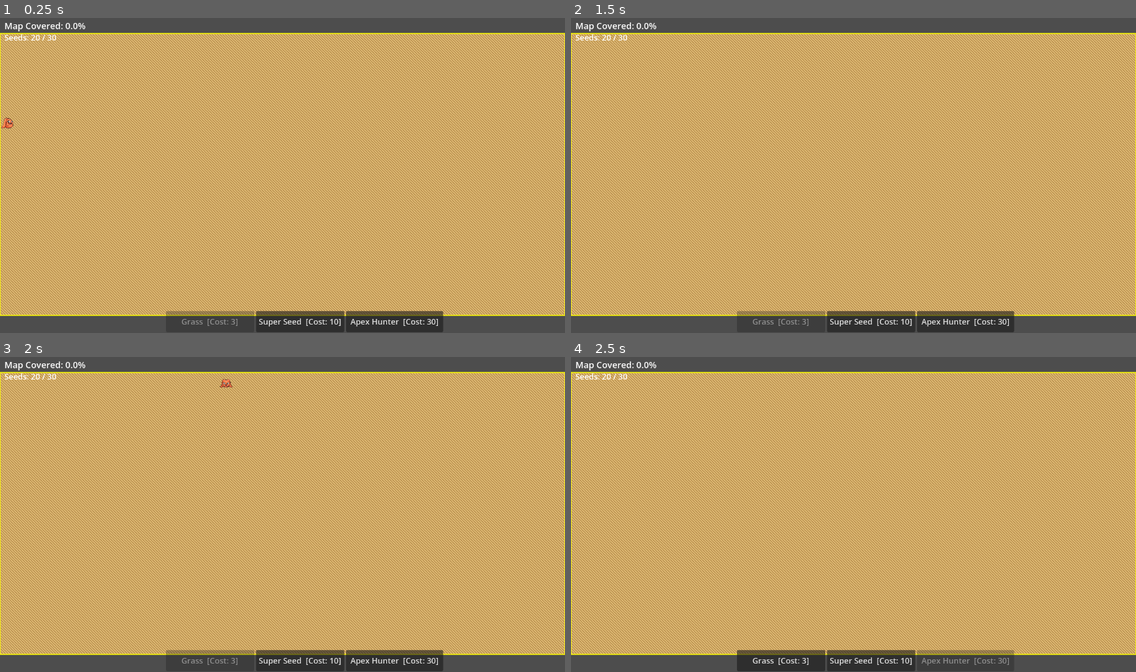
Above: before the commit, frames 1-4 (two rows, left to right).
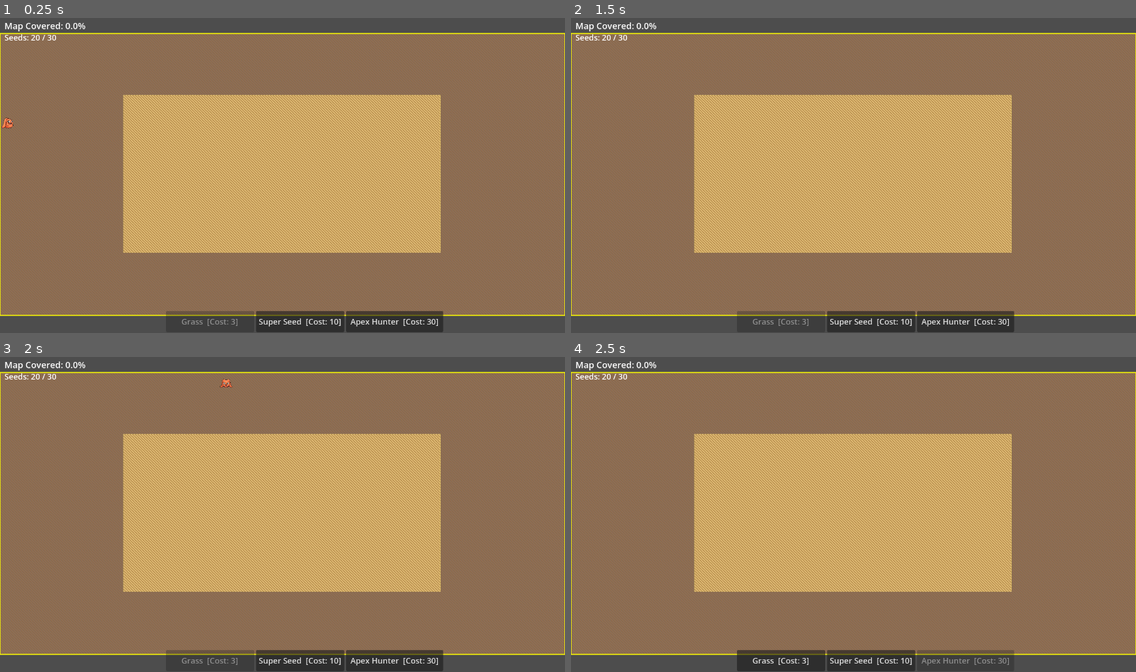
Above: after the commit, the same moments.

Repository: mamo1016/ecosystem-game
Game: Godot game, scene res://world.tscn
The game is run twice, just before and just after one commit, with the same random seed, the same clock (stepped at 60 frames per second) and the same inputs.
Inputs:
- Up to frame 1 (0.25 s): no input
- Up to frame 2 (1.5 s): click "Super Seed [Cost: 10]" at 0.5 s; click "Grass [Cost: 3]" at 1.25 s
- Up to frame 3 (2 s): no input
- Up to frame 4 (2.5 s): click "Apex Hunter [Cost: 30]" at 2 s

The runs differ from the first frame. In frame 1, 61% of the frame differs, in the area x 0-100%, y 4-95%; in frame 2, 61%; in frame 3, 61%; in frame 4, 61%.

Commit message:
Add plantable center zone with arid/rust outer region and zone border
Co-Authored-By: Claude Sonnet 4.6 <noreply@anthropic.com>

Diff:
--- a/world.gd
+++ b/world.gd
@@ -39,6 +39,16 @@
 var MAP_HEIGHT = 360
 const TILE_SIZE  = 2
 const MAP_OFFSET = Vector2(0, 40)
+const PLANT_ZONE_MARGIN = 0.22  # 22% margin on each side — center 56% is plantable
+
+const COLOR_ARID_VARIANTS = [
+	Color(0.52, 0.43, 0.36),  # gray-brown
+	Color(0.47, 0.38, 0.30),  # dark rust
+	Color(0.58, 0.44, 0.33),  # rusty tan
+	Color(0.44, 0.37, 0.32),  # cool gray
+	Color(0.55, 0.41, 0.28),  # rust ochre
+	Color(0.42, 0.35, 0.28),  # deep rust
+]
 
 # --- COSTS ---
 const COST_GRASS      = 3
@@ -148,8 +158,13 @@
 			var tile_id: int = grid[x][y]
 
 			if tile_id == EMPTY:
-				var desert_idx = (x * 7 + y * 11 + (x ^ y) * 3) % 6
-				draw_rect(Rect2(px, py, TILE_SIZE, TILE_SIZE), COLOR_DESERT_VARIANTS[desert_idx])
+				var hash_idx = (x * 7 + y * 11 + (x ^ y) * 3) % 6
+				var empty_color: Color
+				if _in_plant_zone(Vector2i(x, y)):
+					empty_color = COLOR_DESERT_VARIANTS[hash_idx]
+				else:
+					empty_color = COLOR_ARID_VARIANTS[hash_idx]
+				draw_rect(Rect2(px, py, TILE_SIZE, TILE_SIZE), empty_color)
 			elif tile_id == GRASS:
 				var pos := Vector2i(x, y)
 				# Desert base under growing grass
@@ -198,6 +213,15 @@
 	for a in apexes:    _draw_animal(a, COLOR_APEX,     apex_texture,     APEX_STARVATION)
 
 	draw_rect(Rect2(MAP_OFFSET.x, MAP_OFFSET.y, MAP_WIDTH * TILE_SIZE, MAP_HEIGHT * TILE_SIZE), Color.YELLOW, false, 2.0)
+	# Draw plant zone border
+	var zx0 := int(MAP_WIDTH  * PLANT_ZONE_MARGIN)
+	var zy0 := int(MAP_HEIGHT * PLANT_ZONE_MARGIN)
+	var zx1 := int(MAP_WIDTH  * (1.0 - PLANT_ZONE_MARGIN))
+	var zy1 := int(MAP_HEIGHT * (1.0 - PLANT_ZONE_MARGIN))
+	draw_rect(
+		Rect2(MAP_OFFSET.x + zx0 * TILE_SIZE, MAP_OFFSET.y + zy0 * TILE_SIZE,
+			  (zx1 - zx0) * TILE_SIZE, (zy1 - zy0) * TILE_SIZE),
+		Color(0.9, 0.8, 0.4, 0.5), false, 1.0)
 
 func _draw_animal(animal: Dictionary, color: Color, texture: Texture2D, starvation_limit: int) -> void:
 	if animal.pos.x < 0 or animal.pos.y < 0 or animal.pos.x + animal.size > MAP_WIDTH or animal.pos.y + animal.size > MAP_HEIGHT:
@@ -301,6 +325,13 @@
 func _is_plant(id: int) -> bool:
 	return id == GRASS or id == SUPER or id == MATURE
 
+func _in_plant_zone(pos: Vector2i) -> bool:
+	var x0 := int(MAP_WIDTH  * PLANT_ZONE_MARGIN)
+	var y0 := int(MAP_HEIGHT * PLANT_ZONE_MARGIN)
+	var x1 := int(MAP_WIDTH  * (1.0 - PLANT_ZONE_MARGIN))
+	var y1 := int(MAP_HEIGHT * (1.0 - PLANT_ZONE_MARGIN))
+	return pos.x >= x0 and pos.x < x1 and pos.y >= y0 and pos.y < y1
+
 func run_simulation_step() -> void:
 	if predators.size() == 0 or randf() < 0.04: spawn_red_invader()
 	if predators.size() > 5 and randf() < 0.02: spawn_apex_invader()
@@ -342,21 +373,23 @@
 		apexes.append({ "pos": pos, "stomach": 0, "hunger": 0, "eating": 0, "facing": DIRS.pick_random(), "size": 15 })
 		available_seeds -= cost
 	elif tile_id == GRASS:
+		if not _in_plant_zone(center): return
 		var placed = false
 		for dx in range(-5, 5):
 			for dy in range(-5, 5):
 				var pos = Vector2i(center.x + dx, center.y + dy)
-				if get_tile(pos) == EMPTY:
+				if get_tile(pos) == EMPTY and _in_plant_zone(pos):
 					set_tile(pos, MATURE)
 					placed = true
 		if placed:
 			available_seeds -= cost
 	elif tile_id == SUPER:
+		if not _in_plant_zone(center): return
 		var placed = false
 		for dx in range(-5, 5):
 			for dy in range(-5, 5):
 				var pos = Vector2i(center.x + dx, center.y + dy)
-				if get_tile(pos) == EMPTY:
+				if get_tile(pos) == EMPTY and _in_plant_zone(pos):
 					set_tile(pos, SUPER)
 					plant_ages[pos] = 0
 					placed = true
